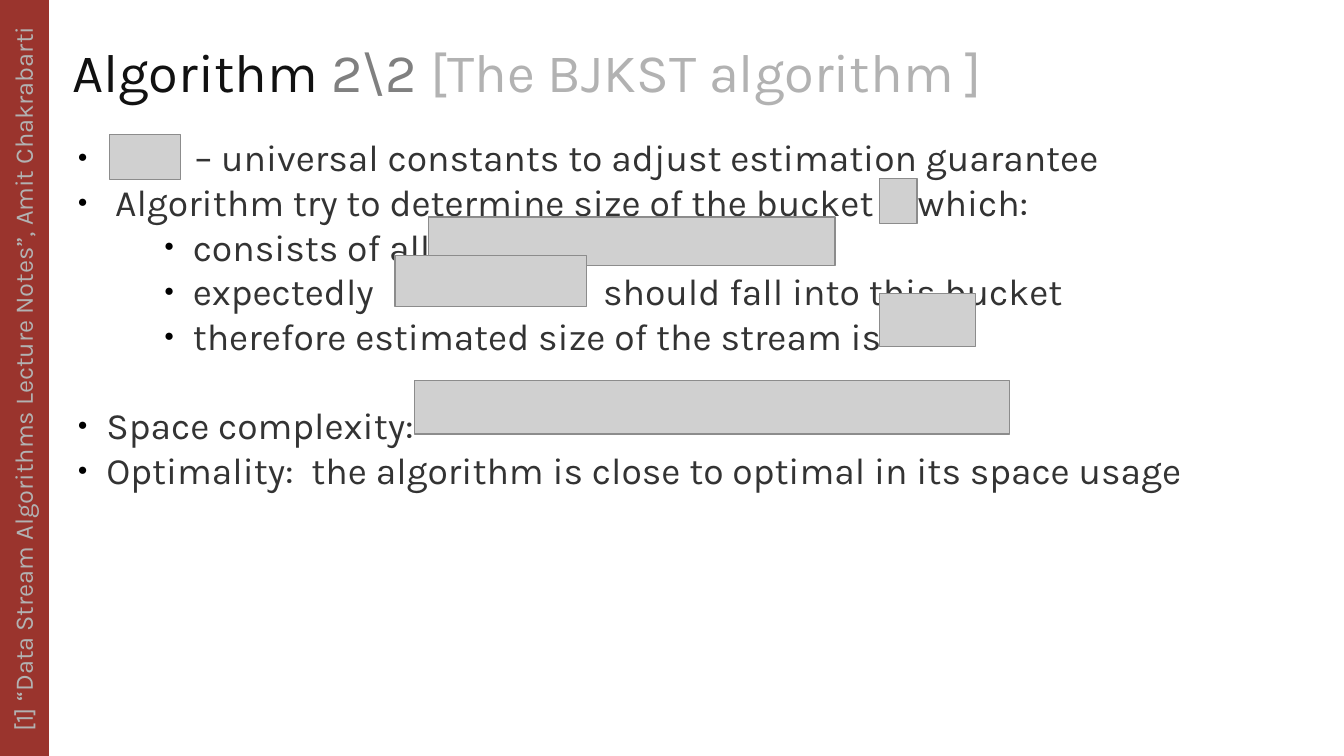
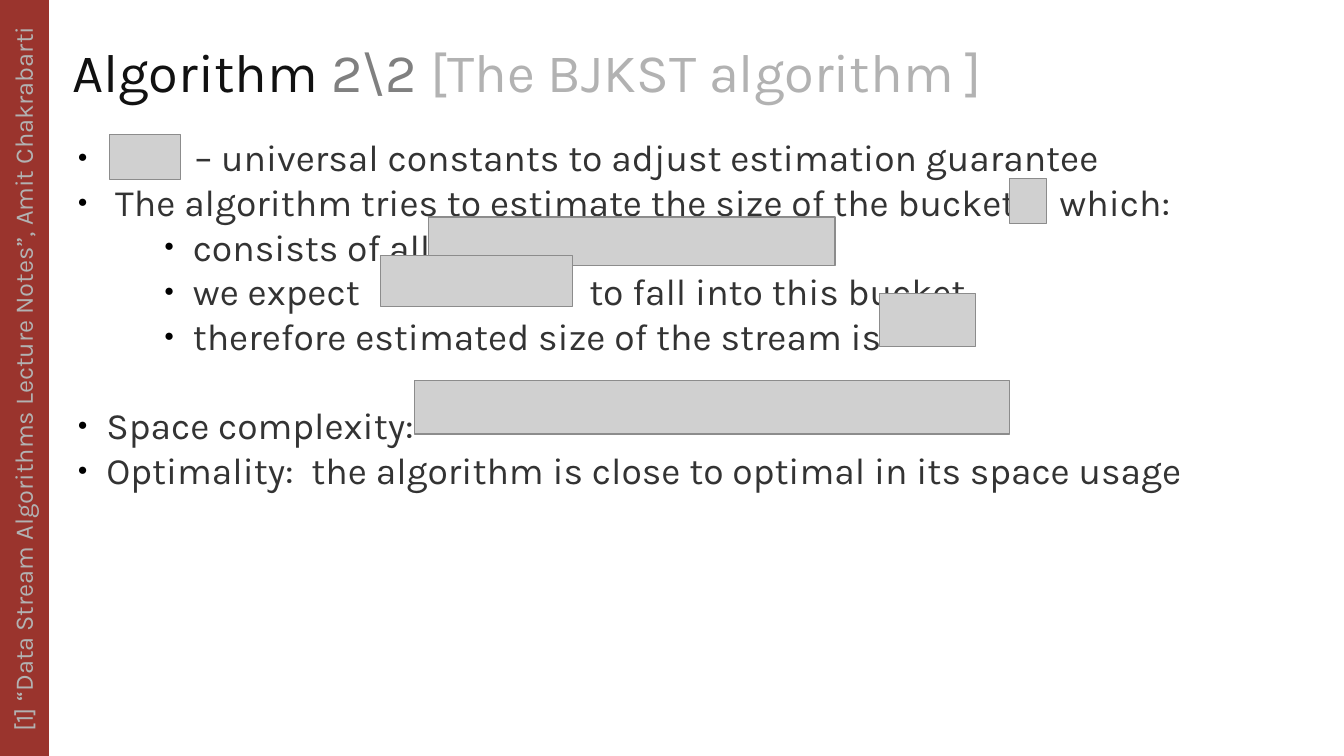
Before and after one commit to kermitsmind/BJKST_algorithm, a slide deck: slide 6 of BJKST_presentation.odp. Drawn at 1344x756 pixels with LibreOffice and Linux fonts; fonts in the diff are those of the drawing; grey boxes stand for pictures. Boxes give left, top, right and bottom in pixels: in the first picture for what was removed or moved away, otherwise in the second. Text is boxed around its words. In the diff, an @@ line names an element or a change of style, - is before the commit and + after.

```diff
--- a/BJKST_presentation.odp
+++ b/BJKST_presentation.odp
@@ picture: place and size @@
-picture at (881, 179, 918, 224)
+picture at (1010, 179, 1048, 224)
@@ text at (115, 182, 1170, 226): text changed @@
-● Algorithm try to determine size of the bucket which:
+● The algorithm tries to estimate the size of the bucket which:
@@ picture: place and size @@
-picture at (395, 256, 587, 307)
+picture at (381, 256, 572, 307)
@@ text at (193, 279, 966, 315): text changed @@
-      ● expectedly should fall into this bucket
+      ● we expect to fall into this bucket
```
Also in this commit, not shown: 1 other file.
